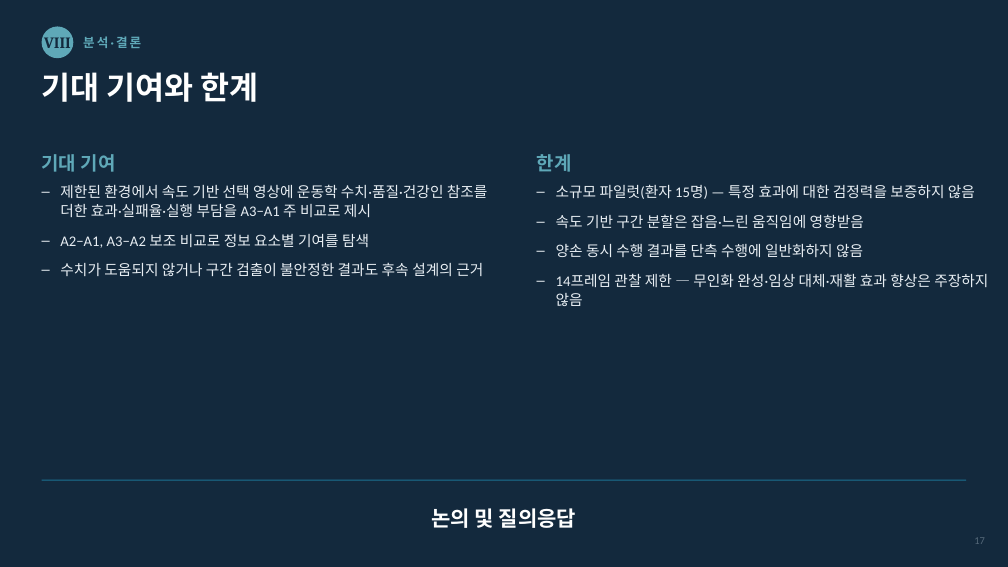
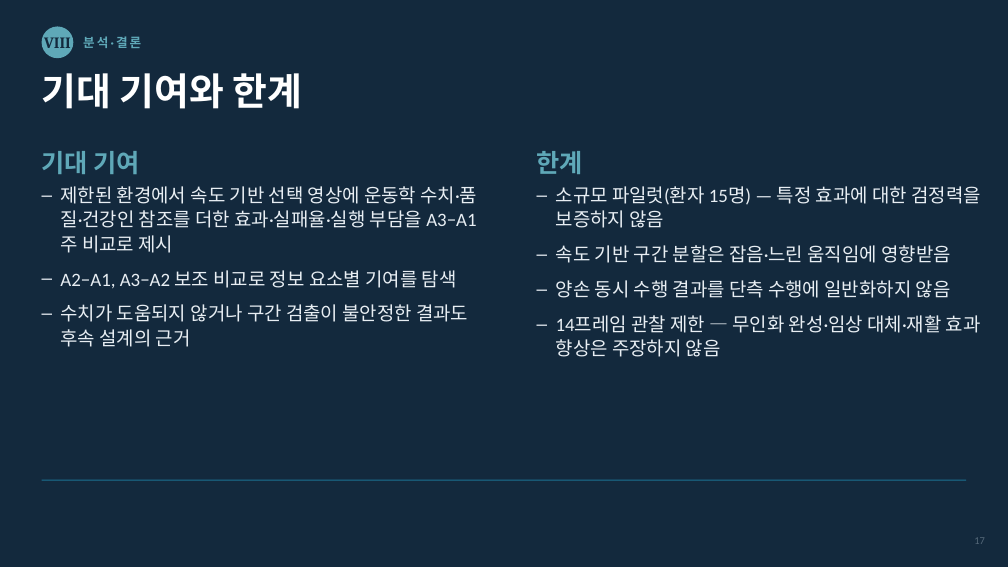
Before and after one commit to passtock/casstone, a slide deck: slide 16 of capstone/연구계획서_발표슬라이드클로드.pptx (slide 17 before the commit). Drawn at 1008x567 pixels with LibreOffice and Linux fonts; fonts in the diff are those of the drawing. Boxes give left, top, right and bottom in pixels: in the first picture for what was removed or moved away, otherwise in the second. Text is boxed around its words. In the diff, an @@ line names an element or a change of style, - is before the commit and + after.

```diff
--- a/capstone/연구계획서_발표슬라이드클로드.pptx
+++ b/capstone/연구계획서_발표슬라이드클로드.pptx
@@ text "기대 기여와 한계" at box(42, 73, 303, 109): size 30 to 36 pt @@
@@ text "기대 기여" at box(42, 151, 140, 174): size 18 to 24 pt @@
@@ text "한계" at box(537, 151, 583, 174): size 18 to 24 pt @@
@@ text "제한된 환경에서 속도 기반 선택 ..." at box(60, 186, 477, 347): size 14 to 18 pt @@
@@ text "소규모 파일럿(환자 15명) — 특정 ..." at box(556, 186, 981, 357): size 14 to 18 pt @@
@@ text removed at box(431, 508, 576, 528) @@
-논의 및 질의응답
```
Also in this commit, not shown: 14 other slides changed, 1 slide removed, 34 other files.
